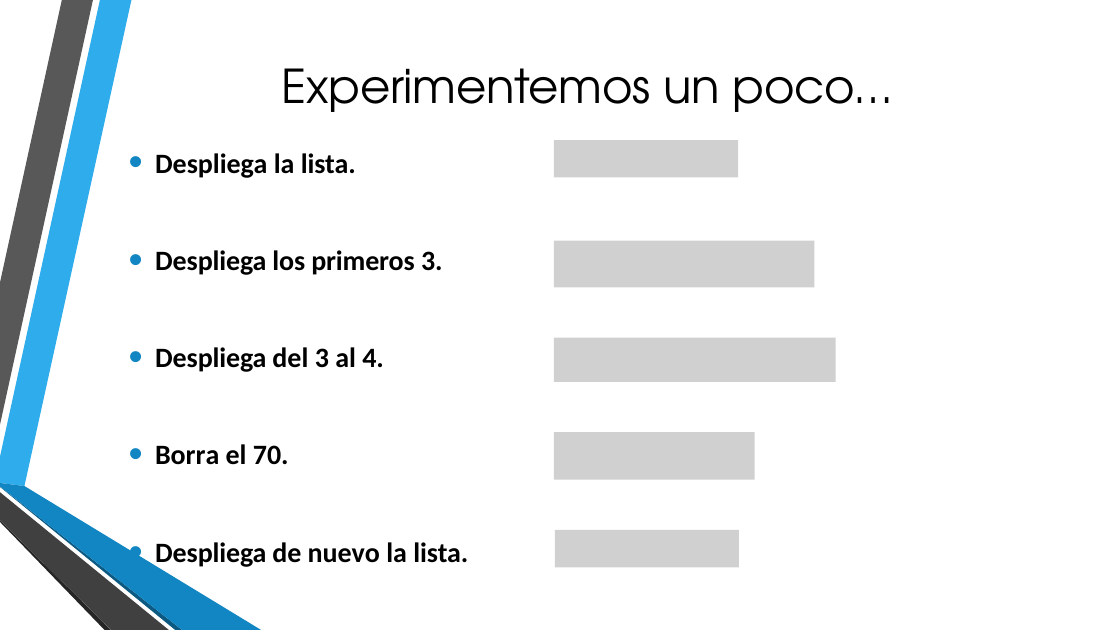
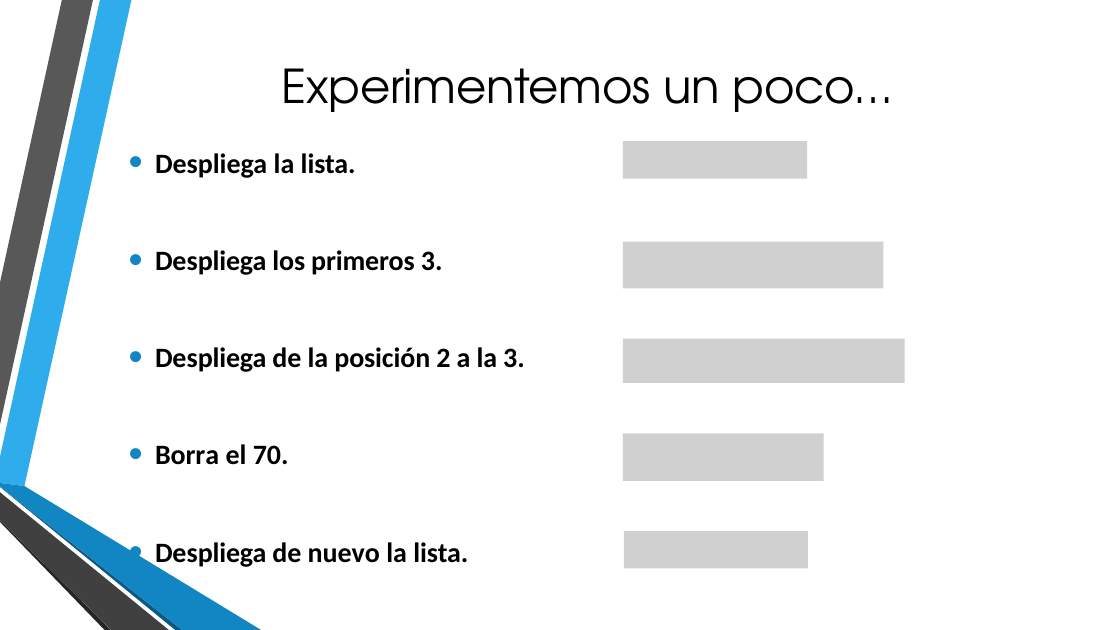
Before and after one commit to lizetheP/Programacion, a slide deck: slide 10 of CalendarioAgo2023/presentaciones/8_ListasNumpy.pptx. Drawn at 1120x630 pixels with LibreOffice and Linux fonts; fonts in the diff are those of the drawing; grey boxes stand for pictures; background and template pictures are left out. Boxes give left, top, right and bottom in pixels: in the first picture for what was removed or moved away, otherwise in the second. Text is boxed around its words. In the diff, an @@ line names an element or a change of style, - is before the commit and + after.

```diff
--- a/CalendarioAgo2023/presentaciones/8_ListasNumpy.pptx
+++ b/CalendarioAgo2023/presentaciones/8_ListasNumpy.pptx
@@ text at (x1=155, y1=347, x2=525, y2=372): text changed @@
-• Despliega del 3 al 4.
+• Despliega de la posición 2 a la 3.
@@ 5 pictures moved together from (x1=554, y1=140, x2=835, y2=568) to (x1=623, y1=141, x2=905, y2=569) @@
```
Also in this commit, not shown: 1 other slide changed, 1 slide removed, 18 other files.
